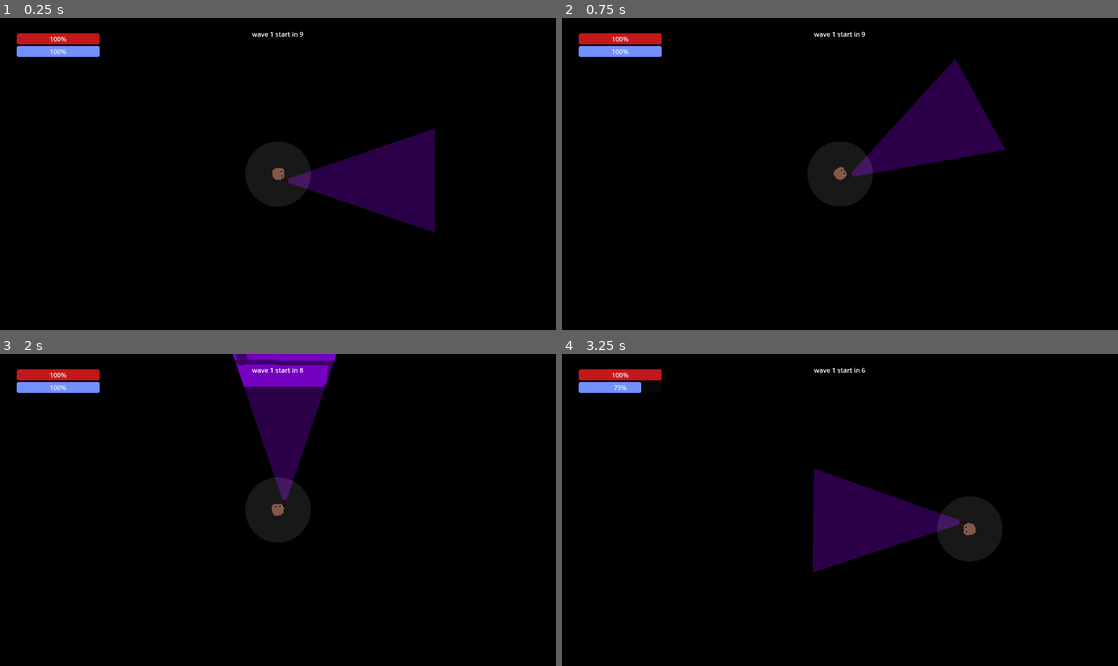
Above: before the commit, frames 1-4 (two rows, left to right).
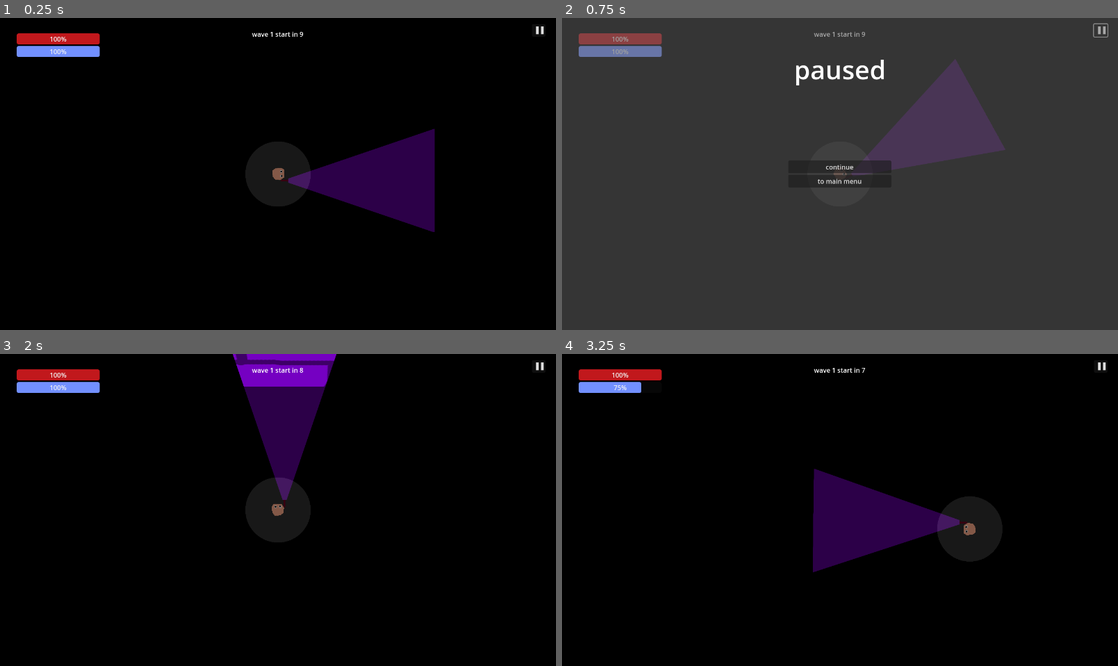
Above: after the commit, the same moments.

Repository: mncc8337/blashout
Game: Godot game, scene res://scenes/main.tscn
Same seed, same stepped clock (60 frames per second), same inputs: the game is played once before the commit and once after it.
Inputs (mouse positions are in pixels of both pictures, inside the frame that each line leads up to):
- Up to frame 1 (0.25 s): no input
- Up to frame 2 (0.75 s): click (1101, 30) at 0.5 s, where only the run after the commit has a clickable "▐▐"
- Up to frame 3 (2 s): click (278, 503) at 1.25 s, where only the run after the commit has a clickable "continue"
- Up to frame 4 (3.25 s): tap Enter at 2 s; move the mouse to (962, 494) at 2.02 s; hold D (right) 2.03-2.78 s; hold Shift (run) 2.03-2.78 s; move the mouse to (728, 525) at 2.77 s; hold S (down) from 2.78 s (still down); tap Shift (run) at 2.85 s

The runs differ from the first frame. In frame 1, less than 0.1% of the frame differs, in the area x 96-98%, y 2-6%; in frame 2, 99%, in the area x 0-100%, y 0-100%; in frame 3, less than 0.1%; in frame 4, less than 0.1%.

Commit message:
more pause button

Diff:
--- a/scenes/main.tscn
+++ b/scenes/main.tscn
@@ -151,6 +151,17 @@
 text = "concu chim"
 horizontal_alignment = 1
 vertical_alignment = 1
+
+[node name="pause" type="Button" parent="UI"]
+anchors_preset = -1
+anchor_left = 0.981
+anchor_top = 0.02
+anchor_right = 0.981
+anchor_bottom = 0.02
+offset_left = -33.0
+offset_bottom = 31.0
+grow_horizontal = 0
+text = "▐▐"
 
 [node name="death_UI" type="CanvasLayer" parent="."]
 process_mode = 2
--- a/scripts/main.gd
+++ b/scripts/main.gd
@@ -41,7 +41,7 @@
 		info[1] = "increase your damage to ghost by 5%"
 	elif skill == SKILL.LARGER_LIGHT:
 		info[0] = "larger light"
-		info[1] = "make your light reach 5% further"
+		info[1] = "make your light reach 7% further"
 	elif skill == SKILL.RUNNER:
 		info[0] = "runner"
 		info[1] = "increase your stamina and your base speed by 5%"
@@ -72,7 +72,7 @@
 	elif skill == SKILL.STRONGER_LIGHT:
 		$player.max_attack_dmg *= 1.05
 	elif skill == SKILL.LARGER_LIGHT:
-		$player.get_node("flashlight").scale.x *= 1.05
+		$player.get_node("flashlight").scale.x *= 1.07
 		if $player.get_node("flashlight").scale.x >= 0.5:
 			$player.get_node("flashlight").scale.x = 0.5
 			skilllist.erase(SKILL.LARGER_LIGHT)
@@ -117,6 +117,9 @@
 	get_tree().paused = false
 
 func _ready():
+	$UI/pause.button_down.connect(pause_game)
+	$pause_menu/VBoxContainer/Button.button_down.connect(unpause_game)
+
 	died.connect(show_death_screen)
 	$death_UI/Button.button_down.connect(replay)
 
@@ -209,7 +212,6 @@
 func _process(delta):
 	if Input.is_action_just_pressed("pause_game"):
 		pause_game()
-	$pause_menu/VBoxContainer/Button.button_down.connect(unpause_game)
 
 	$UI/VBoxContainer.size.x = get_viewport().get_size().x * 0.15
 	$UI/VBoxContainer/healthbar.max_value = ceil($player.max_health)
